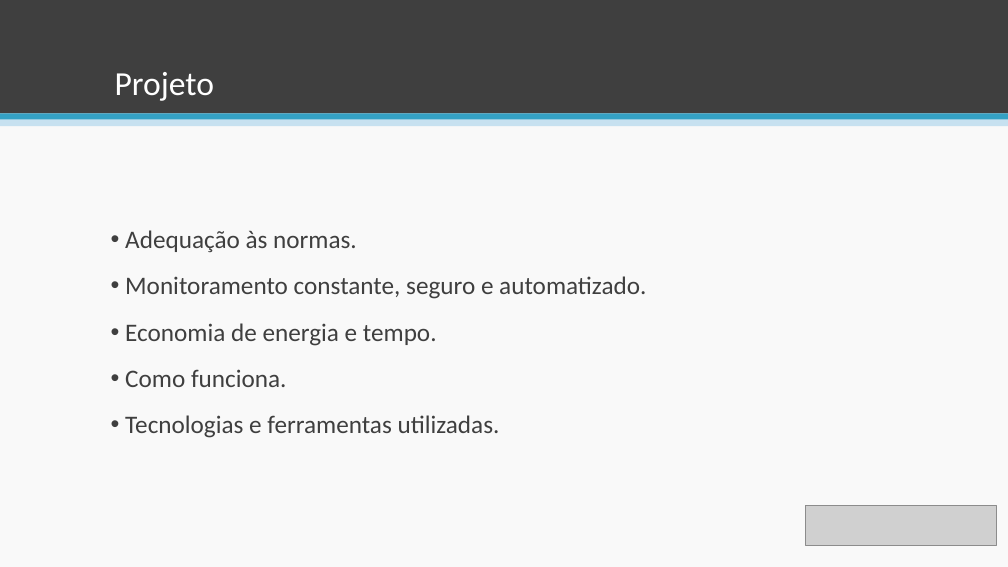
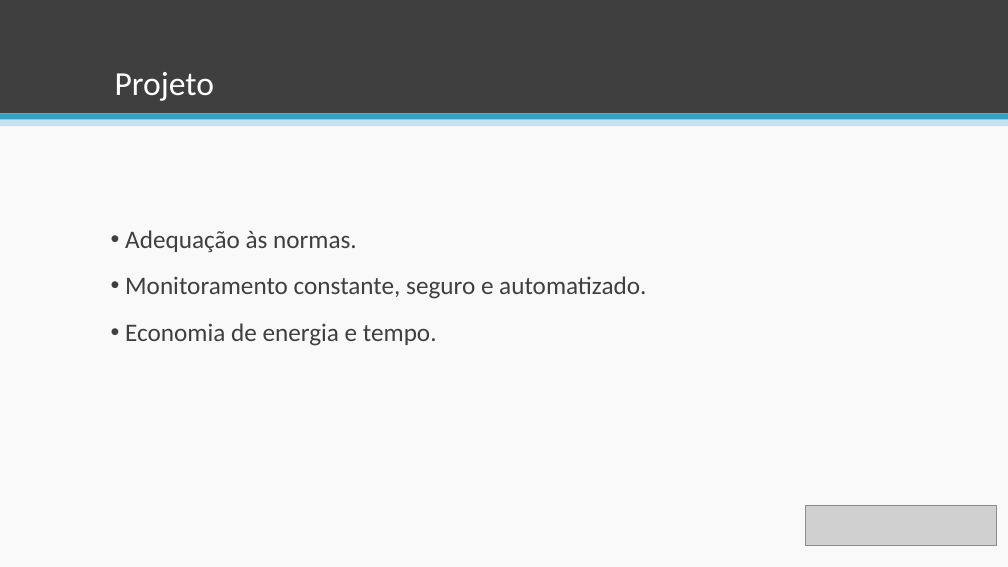
Before and after one commit to esteves-esta/TechHumi, a slide deck: slide 9 of documentacao/Apresentação.pptx. Drawn at 1008x567 pixels with LibreOffice and Linux fonts; fonts in the diff are those of the drawing; grey boxes stand for pictures. Boxes give left, top, right and bottom in pixels: in the first picture for what was removed or moved away, otherwise in the second. Text is boxed around its words. In the diff, an @@ line names an element or a change of style, - is before the commit and + after.

```diff
--- a/documentacao/Apresentação.pptx
+++ b/documentacao/Apresentação.pptx
@@ text at box(125, 369, 500, 438): paragraphs removed @@
-• Como funciona.
-• Tecnologias e ferramentas utilizadas.
```
Also in this commit, not shown: 1 slide added.
